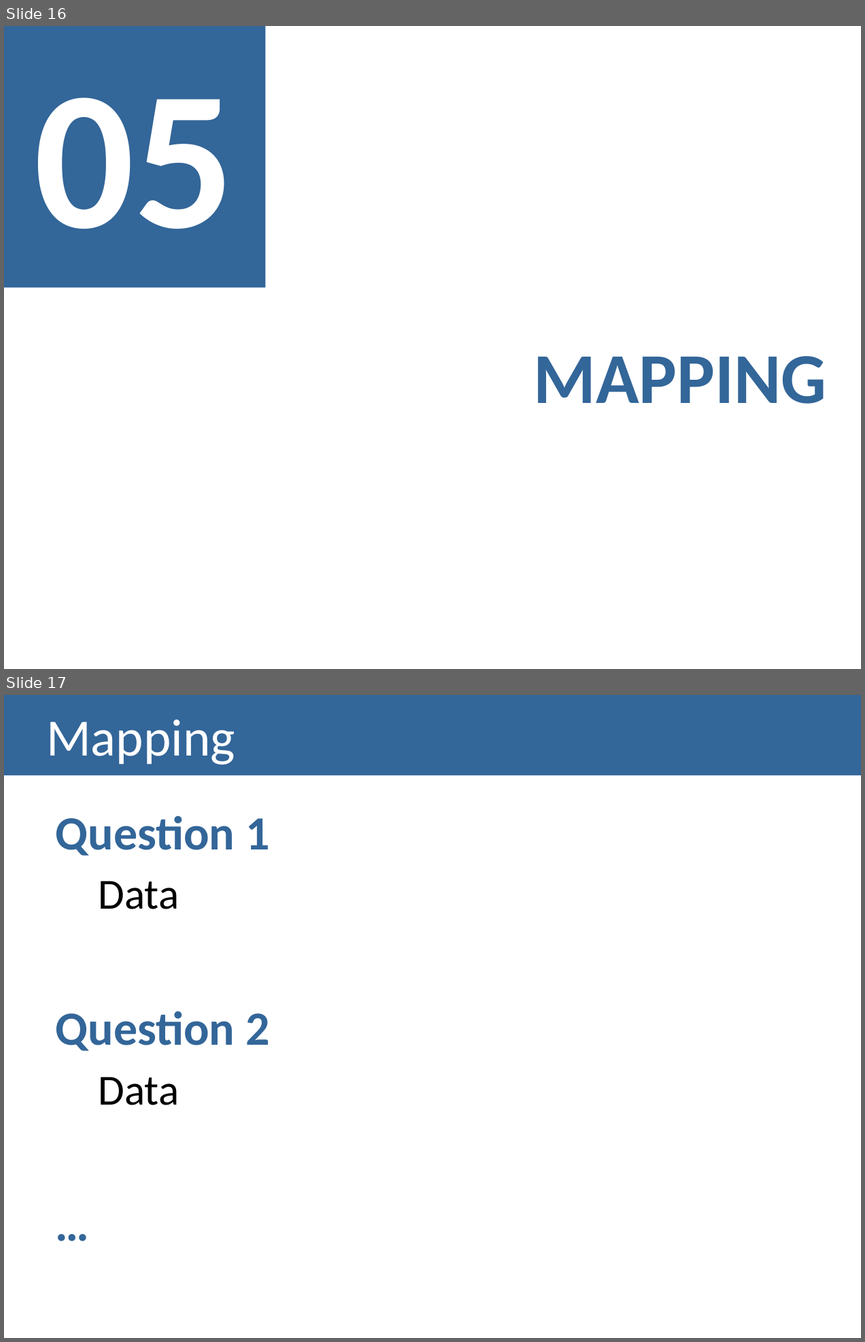
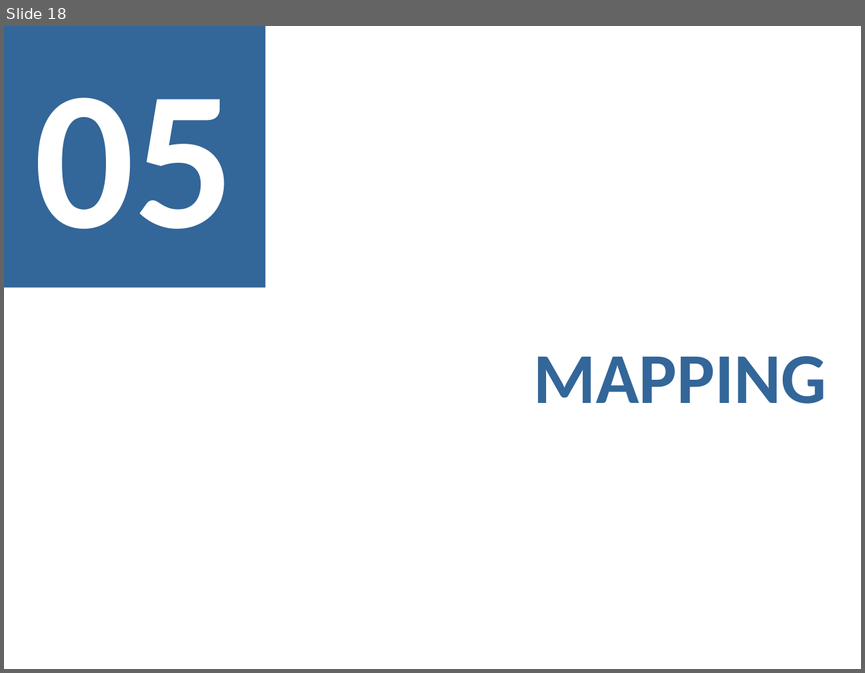
Before and after one commit to MargaridaMorais/information_visualization, a slide deck: CheckpointII/Lab04-PresentationTemplate.pptx. Shown one above the other, each under a label of ours: slides 16 and 17 before the commit, slide 18 after it. The pictures are 865x1342 and 865x673 pixels, drawn with LibreOffice and Linux fonts; fonts in the diff are those of the drawing. Boxes give left, top, right and bottom in pixels: in the first picture for what was removed or moved away, otherwise in the second. Text is boxed around its words. In the diff, an @@ line names an element or a change of style, - is before the commit and + after.

```diff
--- a/CheckpointII/Lab04-PresentationTemplate.pptx
+++ b/CheckpointII/Lab04-PresentationTemplate.pptx
@@ slide 17 removed at (x1=4, y1=695, x2=861, y2=1338), background #FFFFFF @@
@@ title removed at (x1=4, y1=695, x2=861, y2=775) @@
-Mapping
@@ text removed at (x1=56, y1=816, x2=269, y2=1105) @@
-Question 1
-  Data
-Question 2
-  Data
-…
@@ what was slide 16 is now slide 18 @@
```
Also in this commit, not shown: 5 slides changed, 6 slides added.
